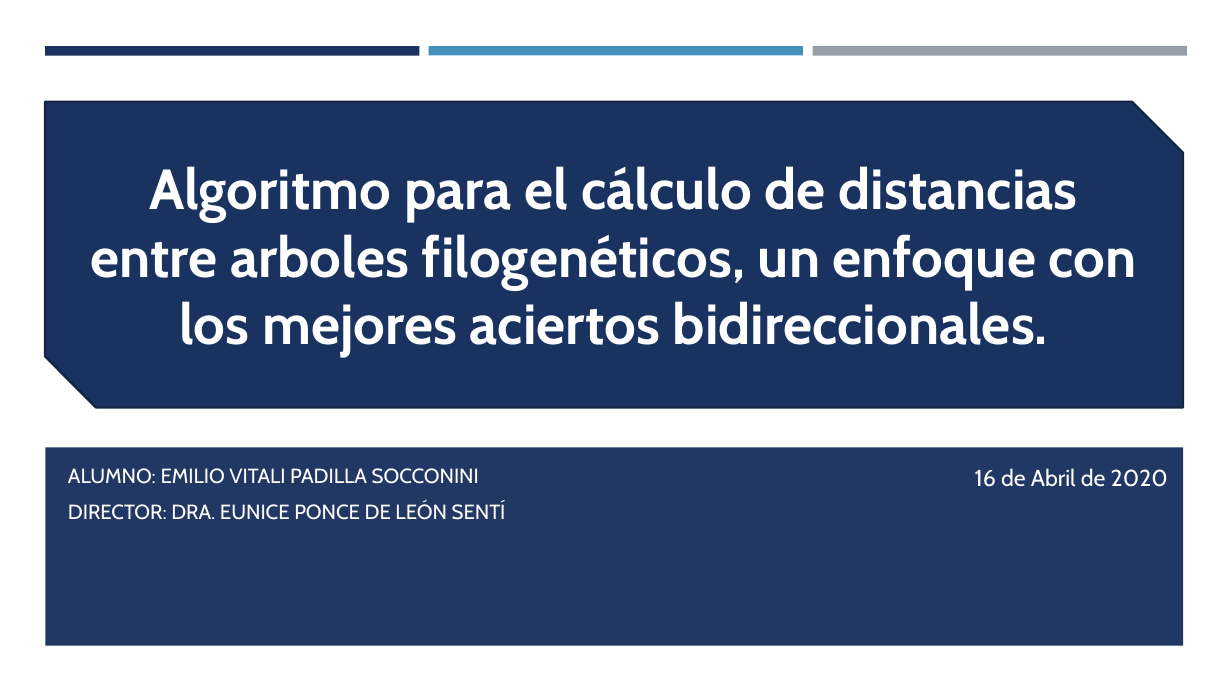
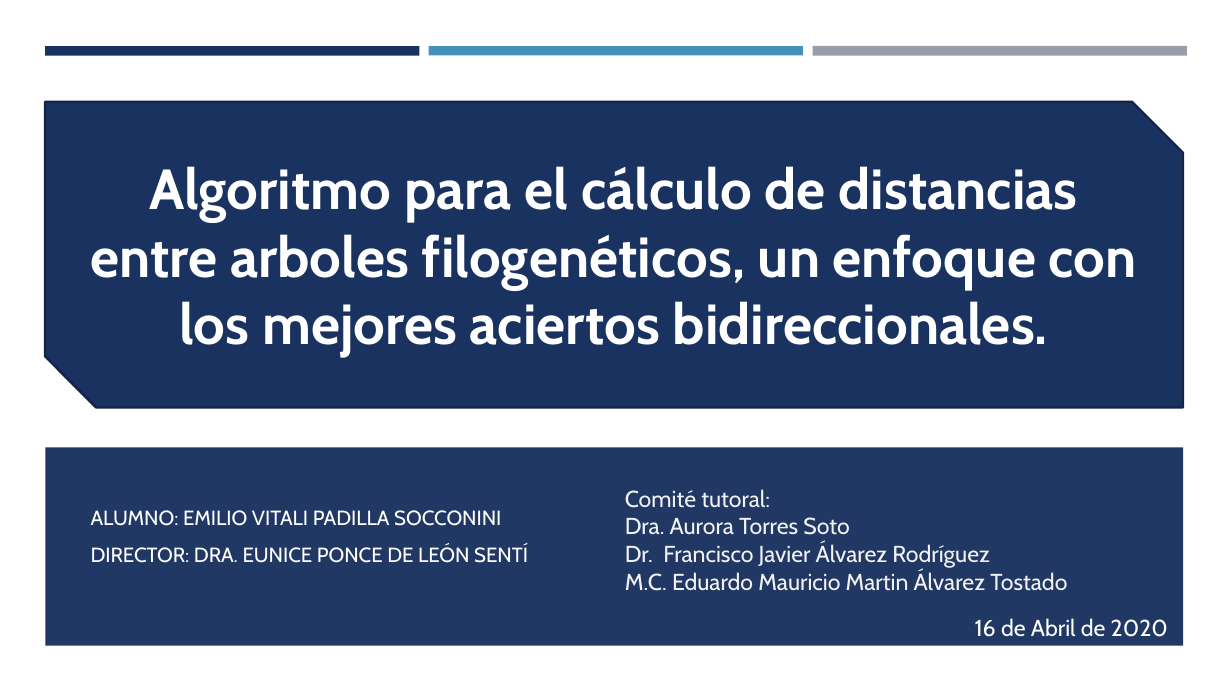
Before and after one commit to Vitali22/tesis, a slide deck: slide 1 of DocumentosTesina/Presentación.pptx. Drawn at 1232x693 pixels with LibreOffice and Linux fonts; fonts in the diff are those of the drawing. Boxes give left, top, right and bottom in pixels: in the first picture for what was removed or moved away, otherwise in the second. Text is boxed around its words. In the diff, an @@ line names an element or a change of style, - is before the commit and + after.

```diff
--- a/DocumentosTesina/Presentación.pptx
+++ b/DocumentosTesina/Presentación.pptx
@@ subtitle "ALUMNO: EMILIO VITALI PADILLA SOCCONINI": place and size @@
-subtitle "ALUMNO: EMILIO VITALI PADILLA SOCCONINI" at (68, 468, 506, 520)
+subtitle "ALUMNO: EMILIO VITALI PADILLA SOCCONINI" at (91, 510, 528, 563)
@@ text added at (625, 489, 1067, 591), 18 pt, text #F2F2F2 @@
+Comité tutoral:
+Dra. Aurora Torres Soto
+Dr. Francisco Javier Álvarez Rodríguez
+M.C. Eduardo Mauricio Martin Álvarez Tostado
@@ text "16 de Abril de 2020": place and size @@
-text "16 de Abril de 2020" at (975, 468, 1168, 487)
+text "16 de Abril de 2020" at (975, 618, 1168, 637)
```
Also in this commit, not shown: 3 other slides changed, 3 slides added, 1 other file.
